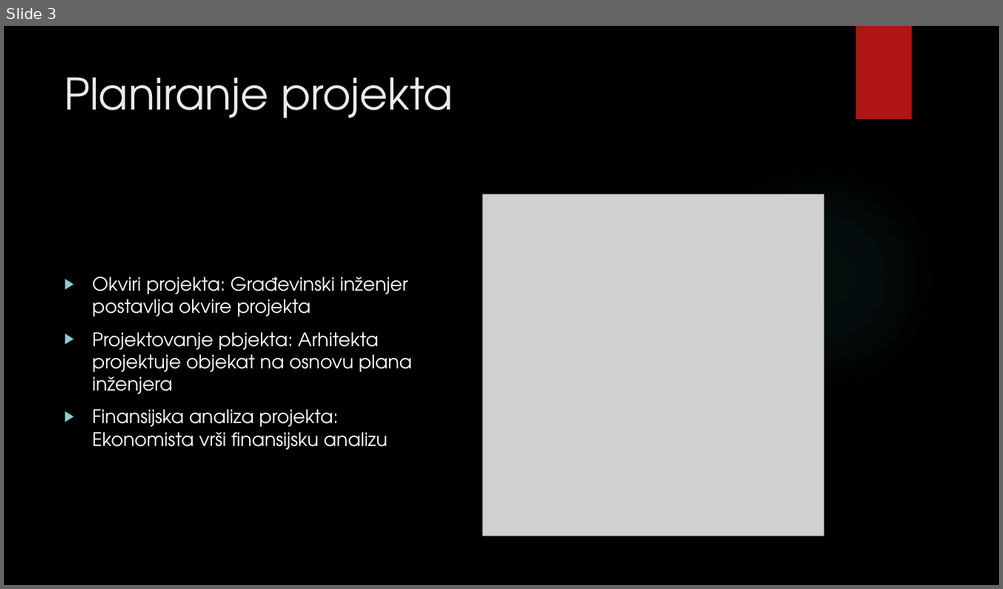
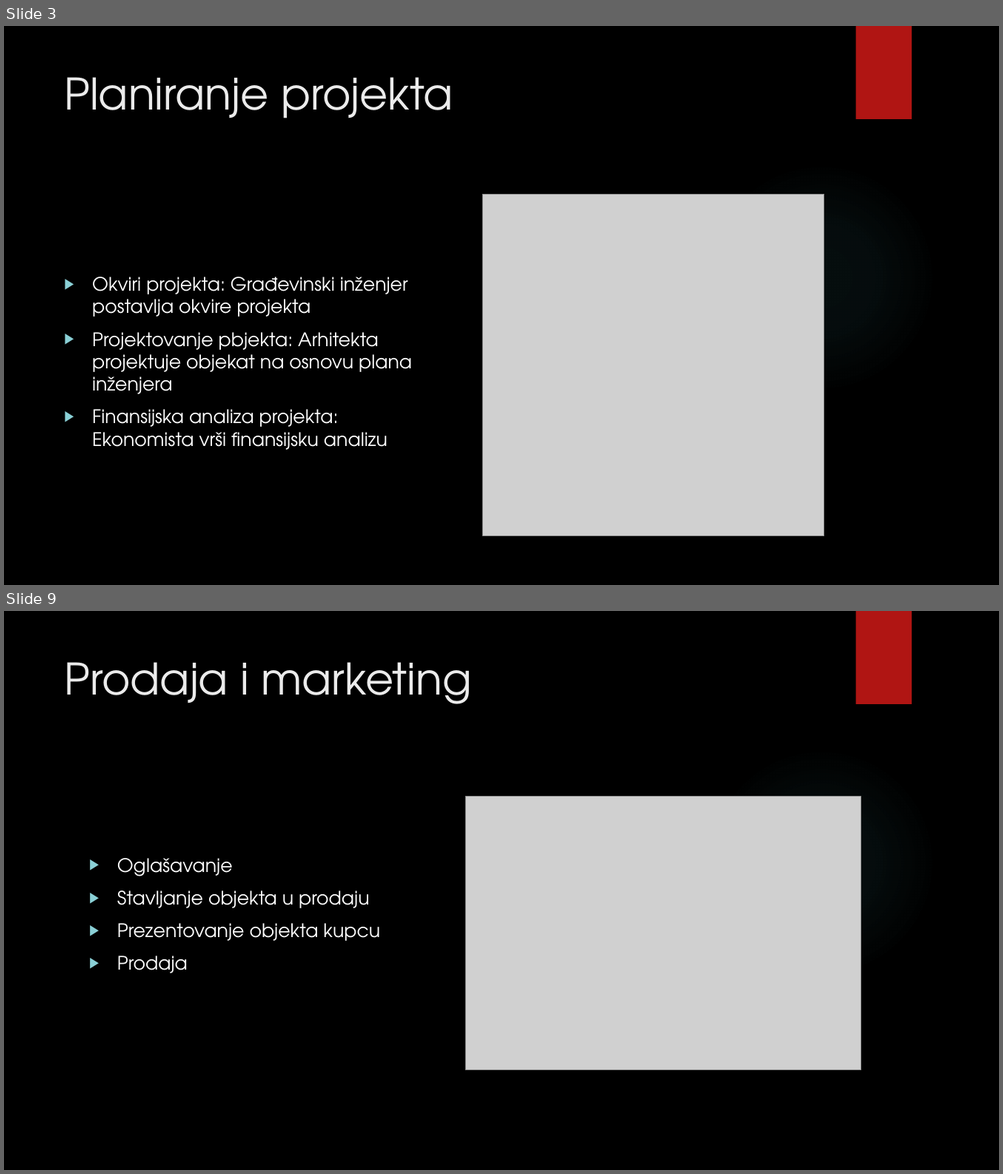
Before and after one commit to MATFPodmladak/ISGradjevinskeFirme, a slide deck: Prezentacija.pptx. Shown one above the other, each under a label of ours: slide 3 before the commit, slides 3 and 9 after it; the slides between them are not shown. The pictures are 1003x589 and 1003x1174 pixels, drawn with LibreOffice and Linux fonts; fonts in the diff are those of the drawing; grey boxes stand for pictures; background and template pictures are left out. Boxes give left, top, right and bottom in pixels: in the first picture for what was removed or moved away, otherwise in the second. Text is boxed around its words. In the diff, an @@ line names an element or a change of style, - is before the commit and + after.

```diff
--- a/Prezentacija.pptx
+++ b/Prezentacija.pptx
@@ slide 9 added at bbox=[4, 611, 999, 1170], background picture (left out); not listed: 2 template elements that a slide beside it also shows @@
@@ title added at bbox=[64, 662, 472, 704], 42 pt, text #EBEBEB @@
+Prodaja i marketing
@@ picture added at bbox=[465, 797, 860, 1071] @@
@@ text added at bbox=[117, 858, 380, 974], 18 pt, text #FFFFFF @@
+▶ Oglašavanje
+▶ Stavljanje objekta u prodaju
+▶ Prezentovanje objekta kupcu
+▶ Prodaja
```
Also in this commit, not shown: 1 slide changed, 9 other slides added, 1 slide removed, 2 other files.
